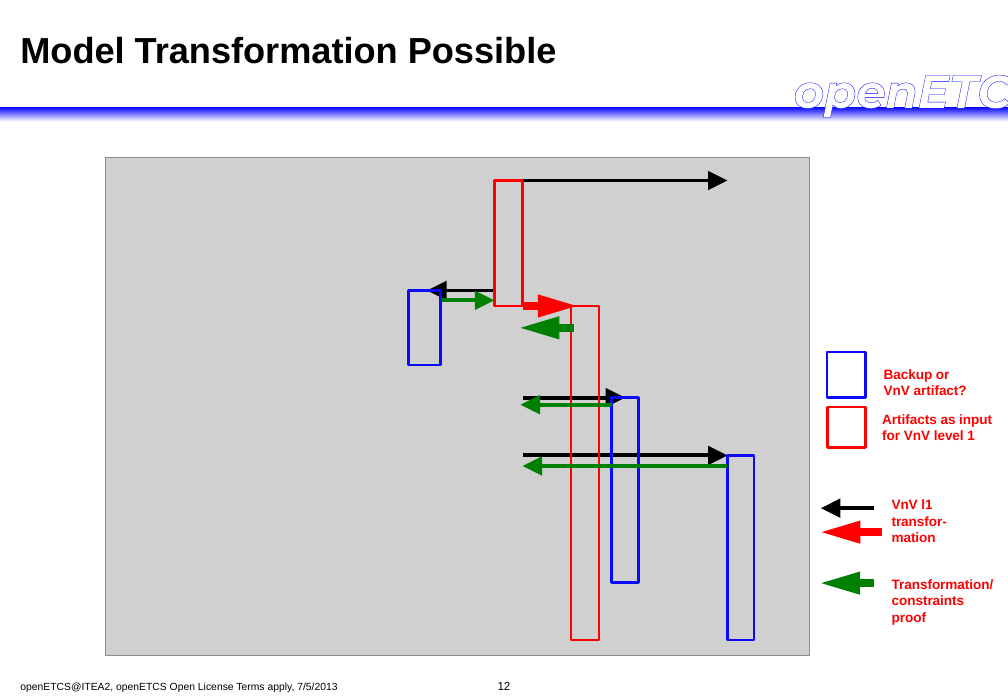
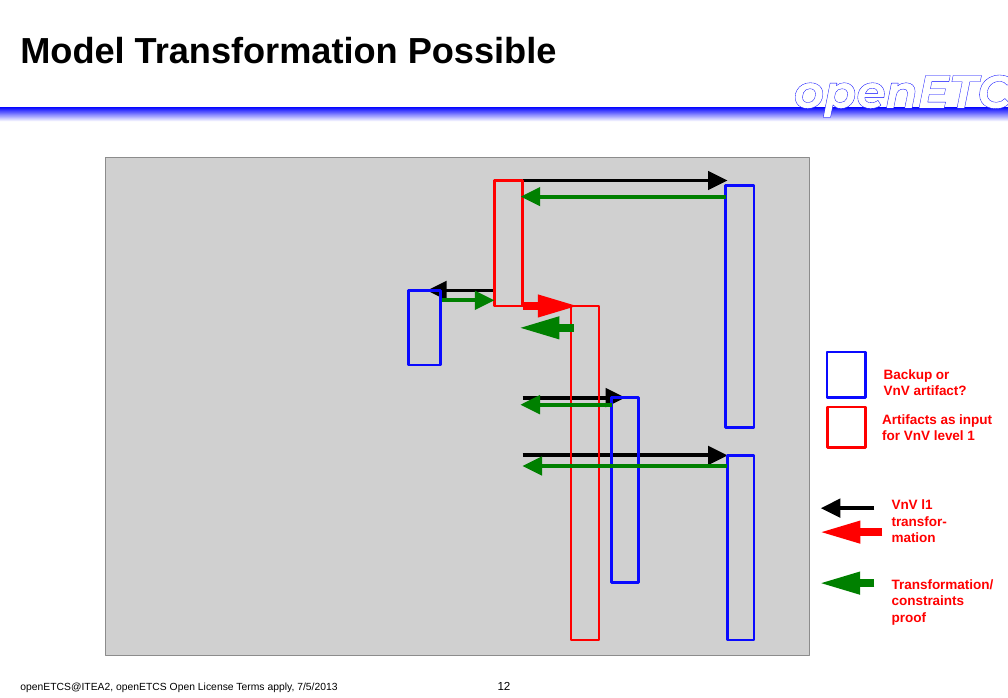
Before and after one commit to openETCS/toolchain, a slide deck: slide 12 of T7.2/Progress_meeting_20130704/openETCS_Verification_Validation_Strategy_WP4_Tools_130704_02.pptx. Drawn at 1008x698 pixels with LibreOffice and Linux fonts; fonts in the diff are those of the drawing; grey boxes stand for pictures; background and template pictures are left out. Boxes give left, top, right and bottom in pixels: in the first picture for what was removed or moved away, otherwise in the second. Text is boxed around its words. In the diff, an @@ line names an element or a change of style, - is before the commit and + after.

Commit message:
Slides from WP4 on the needs for secondary tools

```diff
--- a/T7.2/Progress_meeting_20130704/openETCS_Verification_Validation_Strategy_WP4_Tools_130704_02.pptx
+++ b/T7.2/Progress_meeting_20130704/openETCS_Verification_Validation_Strategy_WP4_Tools_130704_02.pptx
@@ arrow added from (726, 196) to (521, 196), #008000 3 pt @@
@@ rectangle added at (726, 186, 755, 428), outline #0A0AFF 2 pt @@
```
Also in this commit, not shown: 1 other file.
